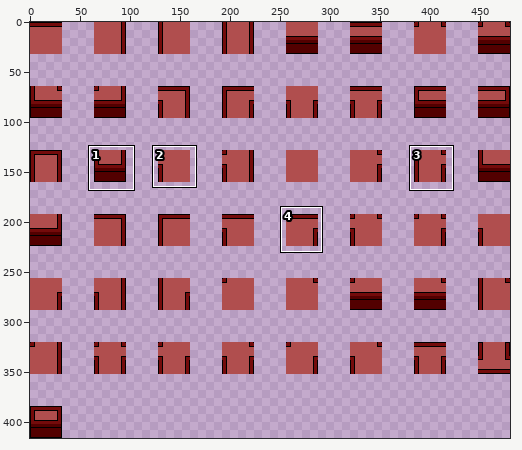
Two states of a sprite sheet, Assets/Tileset/TopDownWall.png. Above: a wide view before the commit, with the close-up outlined.
Close-up. The starting point:
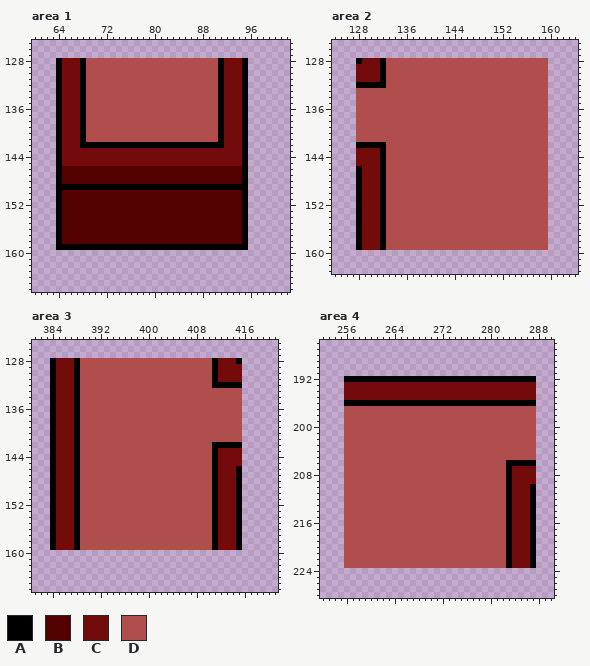
The file is 480x416 pixels. Shown: area 1: x 60..102, y 125..166; area 2: x 124..164, y 125..163; area 3: x 381..421, y 125..166; area 4: x 252..290, y 186..228. The commit also changed other parts of the picture, which this record leaves out.
Palette (. is transparent): A #000000  B #530000  C #740b0b  D #b04e4e
Now the later version:
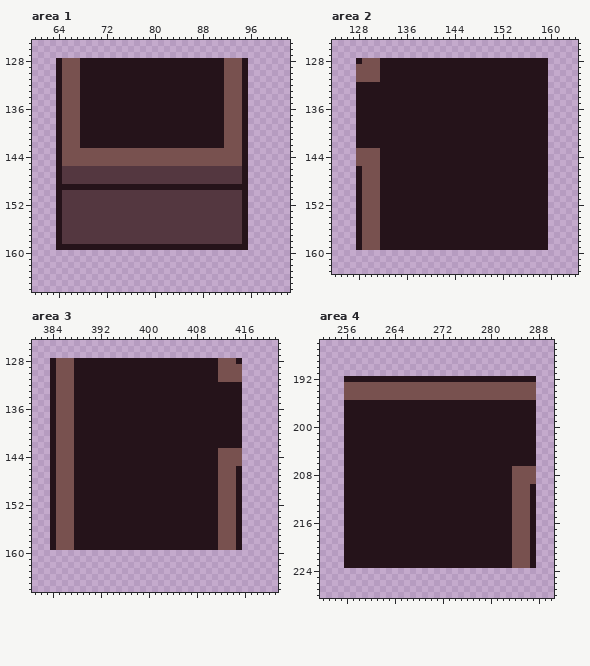
Difference:
colour B: #530000 -> #543740
colour C: #740b0b -> #78514f
colour D: #b04e4e -> #25131a
Changed rows in their new state; - is a pixel that keeps its letter.
Area 1:
first column x 64:
128 D---D----------------------D---D
129 D---D----------------------D---D
130 D---D----------------------D---D
131 D---D----------------------D---D
132 D---D----------------------D---D
133 D---D----------------------D---D
134 D---D----------------------D---D
135 D---D----------------------D---D
136 D---D----------------------D---D
137 D---D----------------------D---D
138 D---D----------------------D---D
139 D---D----------------------D---D
140 D---D----------------------D---D
141 D---D----------------------D---D
142 D---DDDDDDDDDDDDDDDDDDDDDDDD---D
143 D------------------------------D
144 D------------------------------D
145 D------------------------------D
146 D------------------------------D
147 D------------------------------D
148 D------------------------------D
149 DDDDDDDDDDDDDDDDDDDDDDDDDDDDDDDD
150 D------------------------------D
151 D------------------------------D
152 D------------------------------D
153 D------------------------------D
154 D------------------------------D
155 D------------------------------D
156 D------------------------------D
157 D------------------------------D
158 D------------------------------D
159 DDDDDDDDDDDDDDDDDDDDDDDDDDDDDDDD
Area 2:
first column x 128:
128 D---D
129 ----D
130 ----D
131 ----D
132 DDDDD
first column x 128:
142 DDDDD
143 ----D
144 ----D
145 ----D
146 D---D
147 D---D
148 D---D
149 D---D
150 D---D
151 D---D
152 D---D
153 D---D
154 D---D
155 D---D
156 D---D
157 D---D
158 D---D
159 D---D
Area 3:
first column x 384:
128 D---D----------------------D---D
129 D---D----------------------D----
130 D---D----------------------D----
131 D---D----------------------D----
132 D---D----------------------DDDDD
133 D---D---------------------------
134 D---D---------------------------
135 D---D---------------------------
136 D---D---------------------------
137 D---D---------------------------
138 D---D---------------------------
139 D---D---------------------------
140 D---D---------------------------
141 D---D---------------------------
142 D---D----------------------DDDDD
143 D---D----------------------D----
144 D---D----------------------D----
145 D---D----------------------D----
146 D---D----------------------D---D
147 D---D----------------------D---D
148 D---D----------------------D---D
149 D---D----------------------D---D
150 D---D----------------------D---D
151 D---D----------------------D---D
152 D---D----------------------D---D
153 D---D----------------------D---D
154 D---D----------------------D---D
155 D---D----------------------D---D
156 D---D----------------------D---D
157 D---D----------------------D---D
158 D---D----------------------D---D
159 D---D----------------------D---D
Area 4:
first column x 256:
192 DDDDDDDDDDDDDDDDDDDDDDDDDDDDDDDD
first column x 256:
196 DDDDDDDDDDDDDDDDDDDDDDDDDDDDDDDD
first column x 283:
206 DDDDD
207 D----
208 D----
209 D----
210 D---D
211 D---D
212 D---D
213 D---D
214 D---D
215 D---D
216 D---D
217 D---D
218 D---D
219 D---D
220 D---D
221 D---D
222 D---D
223 D---D
Boxes around the changes in both close-ups, in picture pixels (x1, y1, x2, y2):
changed: (56, 58, 248, 250)
changed: (356, 58, 548, 250)
changed: (50, 358, 242, 550)
changed: (344, 376, 536, 568)
